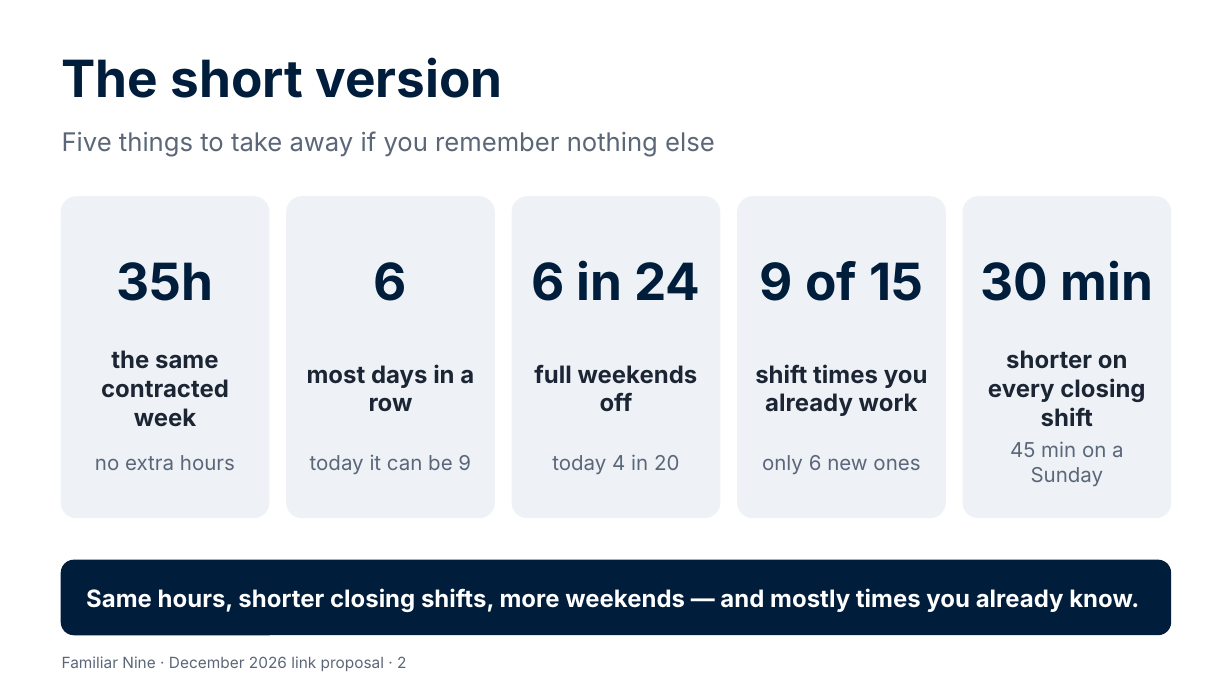
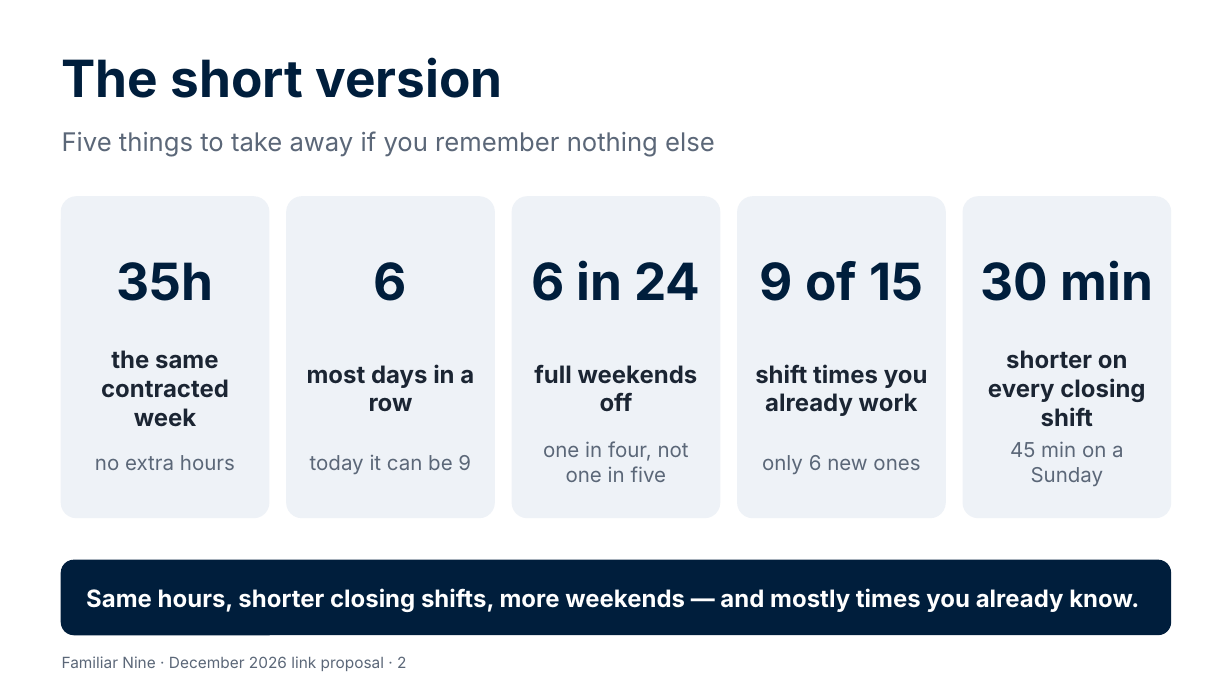
Before and after one commit to Garethdavidmiller/roster-app, a slide deck: slide 2 of docs/proposals/presentations/Familiar-Nine-for-colleagues.pptx. Drawn at 1232x693 pixels with LibreOffice and Linux fonts; fonts in the diff are those of the drawing. Boxes give left, top, right and bottom in pixels: in the first picture for what was removed or moved away, otherwise in the second. Text is boxed around its words. In the diff, an @@ line names an element or a change of style, - is before the commit and + after.

```diff
--- a/docs/proposals/presentations/Familiar-Nine-for-colleagues.pptx
+++ b/docs/proposals/presentations/Familiar-Nine-for-colleagues.pptx
@@ text at box(543, 441, 689, 482): text changed @@
-today 4 in 20
+one in four, not one in five
```
Also in this commit, not shown: 6 other slides changed, 5 other files.
